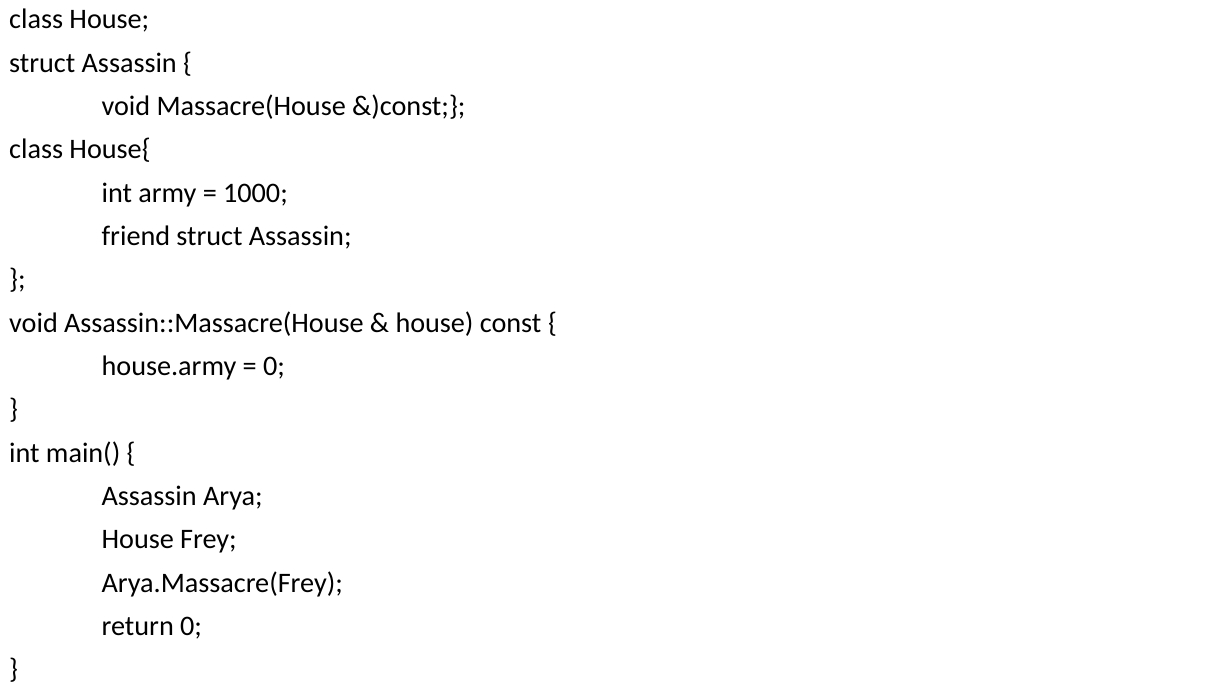
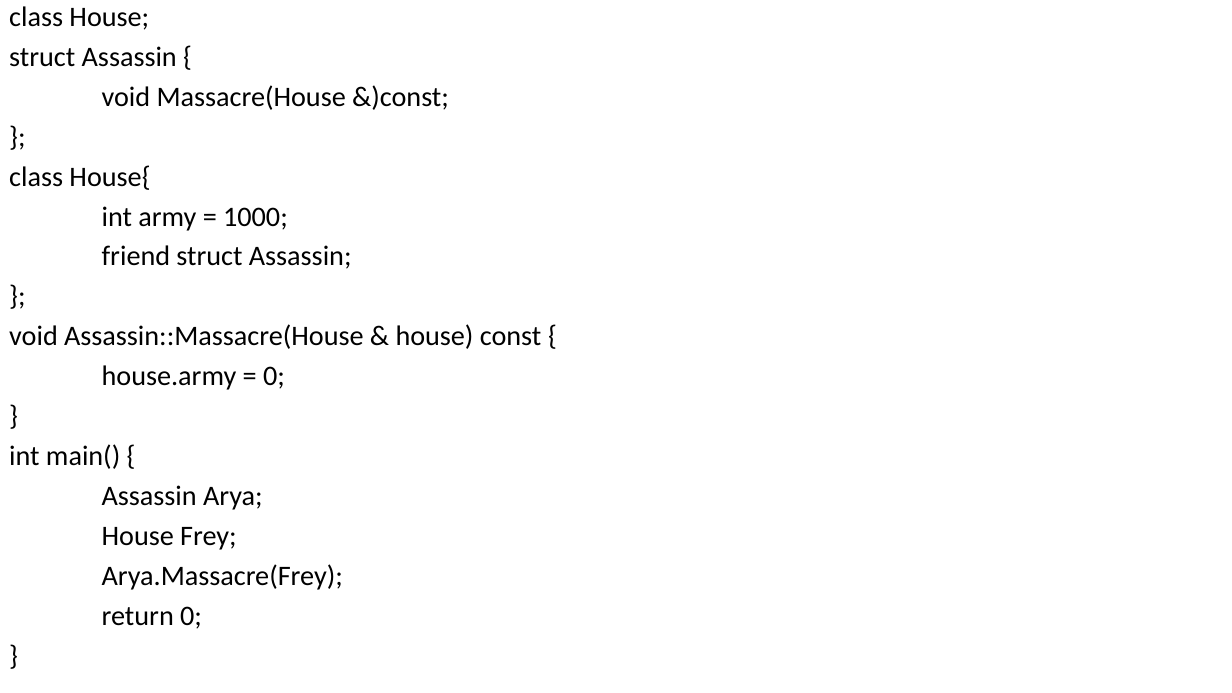
Before and after one commit to Mapmo/Uni-CPP, a slide deck: slide 34 of Object-Oriented Programming/Consultation3/Consultation3.pptx. Drawn at 1232x693 pixels with LibreOffice and Linux fonts; fonts in the diff are those of the drawing. Boxes give left, top, right and bottom in pixels: in the first picture for what was removed or moved away, otherwise in the second. Text is boxed around its words. In the diff, an @@ line names an element or a change of style, - is before the commit and + after.

```diff
--- a/Object-Oriented Programming/Consultation3/Consultation3.pptx
+++ b/Object-Oriented Programming/Consultation3/Consultation3.pptx
@@ text at [9, 6, 541, 629]: line spacing 0.9 to 0.8 @@
@@ text at [102, 85, 449, 110]: text changed @@
-void Massacre(House &)const;};
+void Massacre(House &)const;
+};
```
Also in this commit, not shown: 2 other slides changed, 2 other files.
